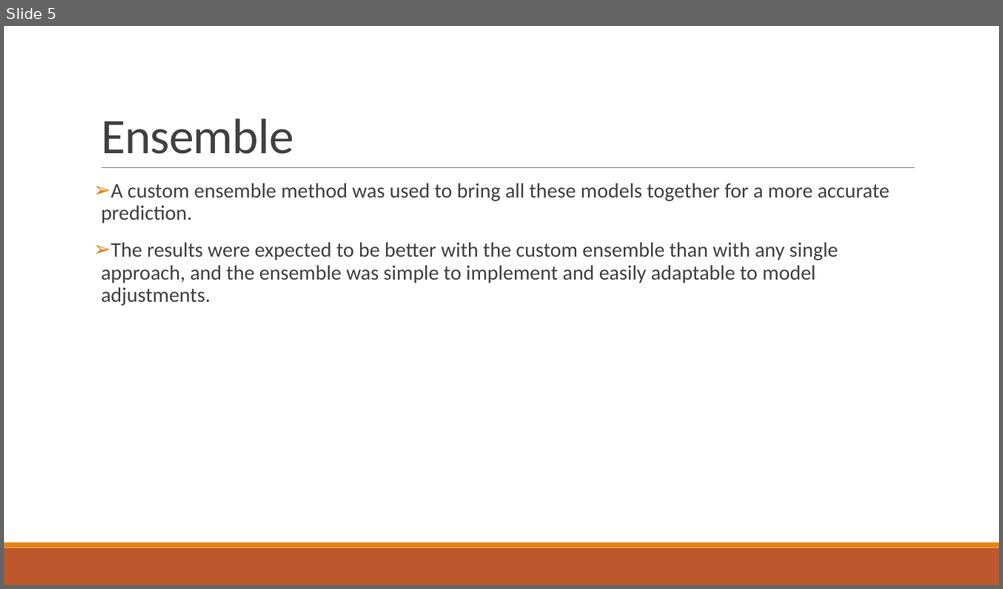
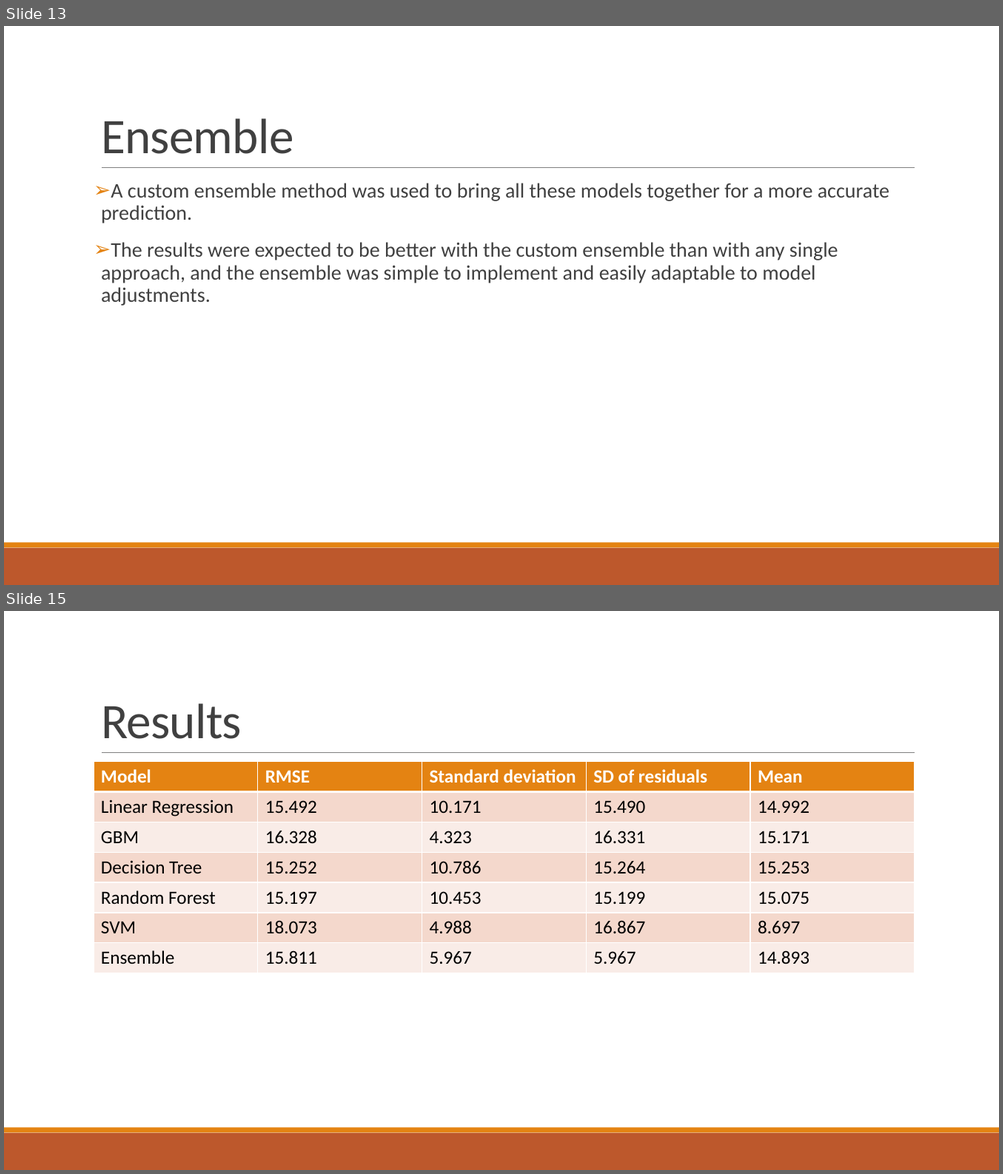
Before and after one commit to HarshCic/Minor-Project, a slide deck: Report & PPT/MinorProject.pptx. Shown one above the other, each under a label of ours: slide 5 before the commit, slides 13 and 15 after it; the slides between them are not shown. The pictures are 1003x589 and 1003x1174 pixels, drawn with LibreOffice and Linux fonts; fonts in the diff are those of the drawing. Boxes give left, top, right and bottom in pixels: in the first picture for what was removed or moved away, otherwise in the second. Text is boxed around its words. In the diff, an @@ line names an element or a change of style, - is before the commit and + after.

```diff
--- a/Report & PPT/MinorProject.pptx
+++ b/Report & PPT/MinorProject.pptx
@@ slide 15 added at [4,611,999,1170], background #FFFFFF; not listed: 3 template elements that a slide beside it also shows @@
@@ title added at [101,703,242,739], 48 pt, text #404040 @@
+Results
@@ table added at [94,762,914,974], 7 rows, 5 columns @@
+Model | RMSE | Standard deviation | SD of residuals | Mean
+Linear Regression | 15.492 | 10.171 | 15.490 | 14.992
+GBM | 16.328 | 4.323 | 16.331 | 15.171
+Decision Tree | 15.252 | 10.786 | 15.264 | 15.253
+Random Forest | 15.197 | 10.453 | 15.199 | 15.075
+SVM | 18.073 | 4.988 | 16.867 | 8.697
+Ensemble | 15.811 | 5.967 | 5.967 | 14.893
@@ what was slide 5 is now slide 13 @@
```
Also in this commit, not shown: 2 slides changed, 11 other slides added, 1 other file.
